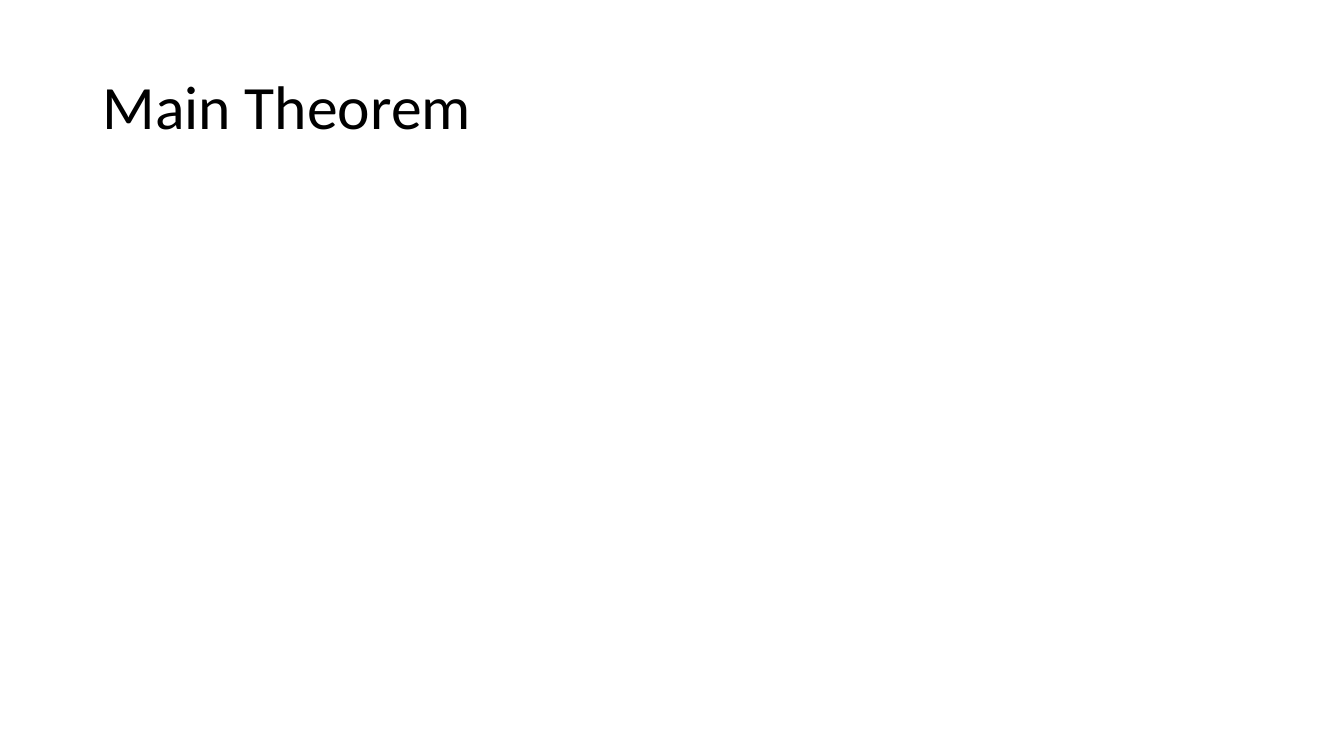
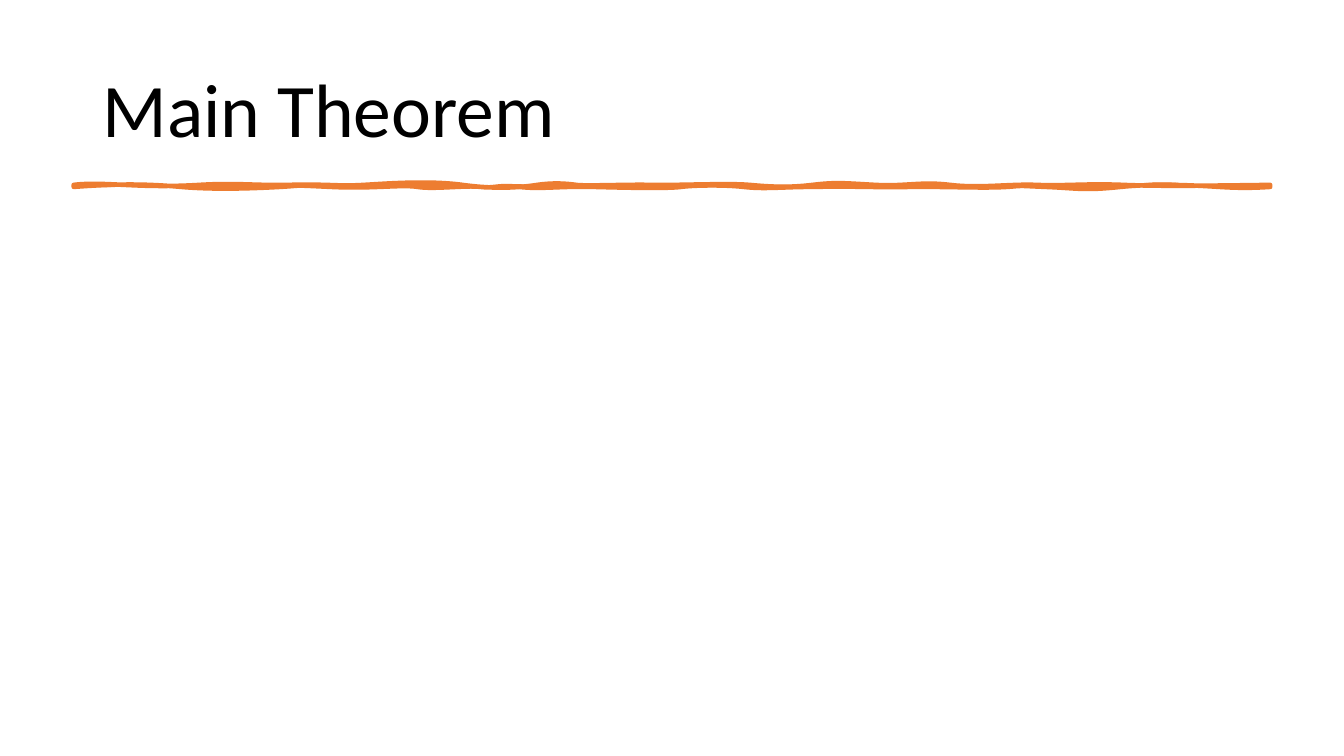
Before and after one commit to stanford-msande228/winter23, a slide deck: slide 11 of MSANDE228_Lecture13_Inference_with_Modern_NonLinear_Methods2.pptx. Drawn at 1344x756 pixels with LibreOffice and Linux fonts; fonts in the diff are those of the drawing; grey boxes stand for pictures. Boxes give left, top, right and bottom in pixels: in the first picture for what was removed or moved away, otherwise in the second. Text is boxed around its words. In the diff, an @@ line names an element or a change of style, - is before the commit and + after.

```diff
--- a/MSANDE228_Lecture13_Inference_with_Modern_NonLinear_Methods2.pptx
+++ b/MSANDE228_Lecture13_Inference_with_Modern_NonLinear_Methods2.pptx
@@ title "Main Theorem" at [102,84,554,138]: size 44 to 54 pt @@
@@ freeform shape added at [74,185,1270,187], fill #ED7D31, outline #ED7D31 3.25 pt @@
```
Also in this commit, not shown: 4 other slides changed, 3 slides added, 1 slide removed, 3 other files.
